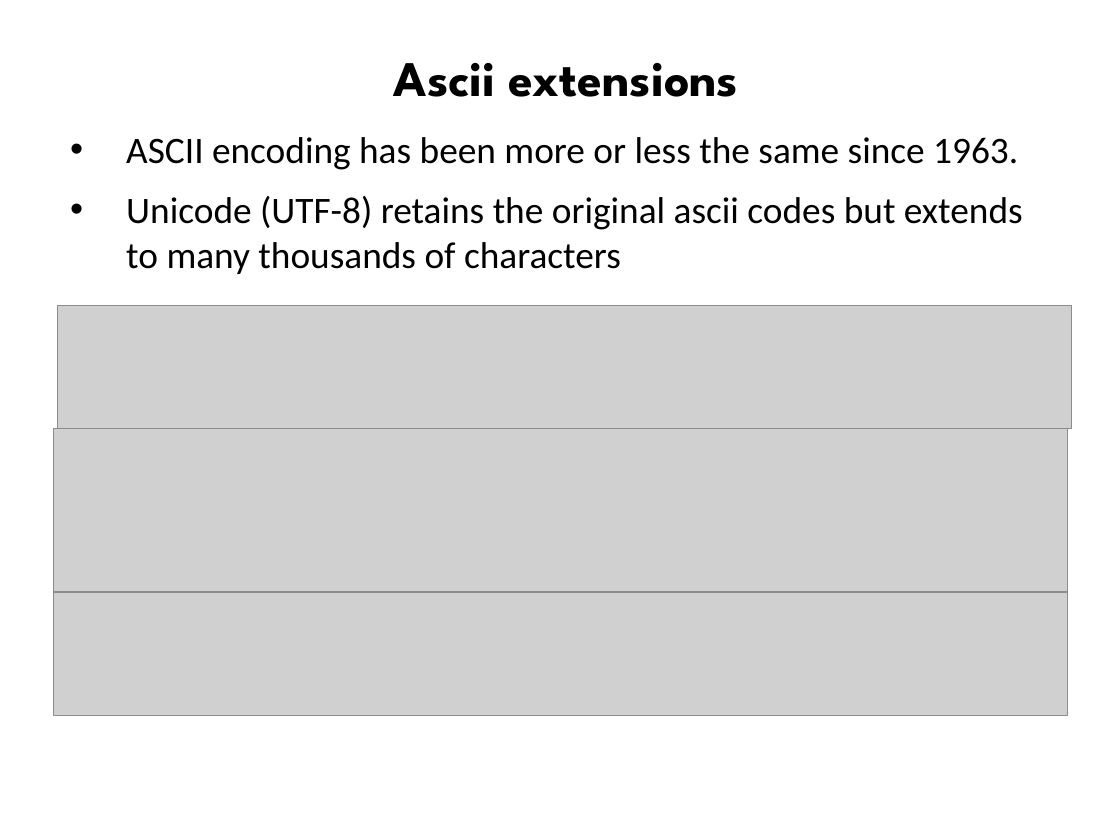
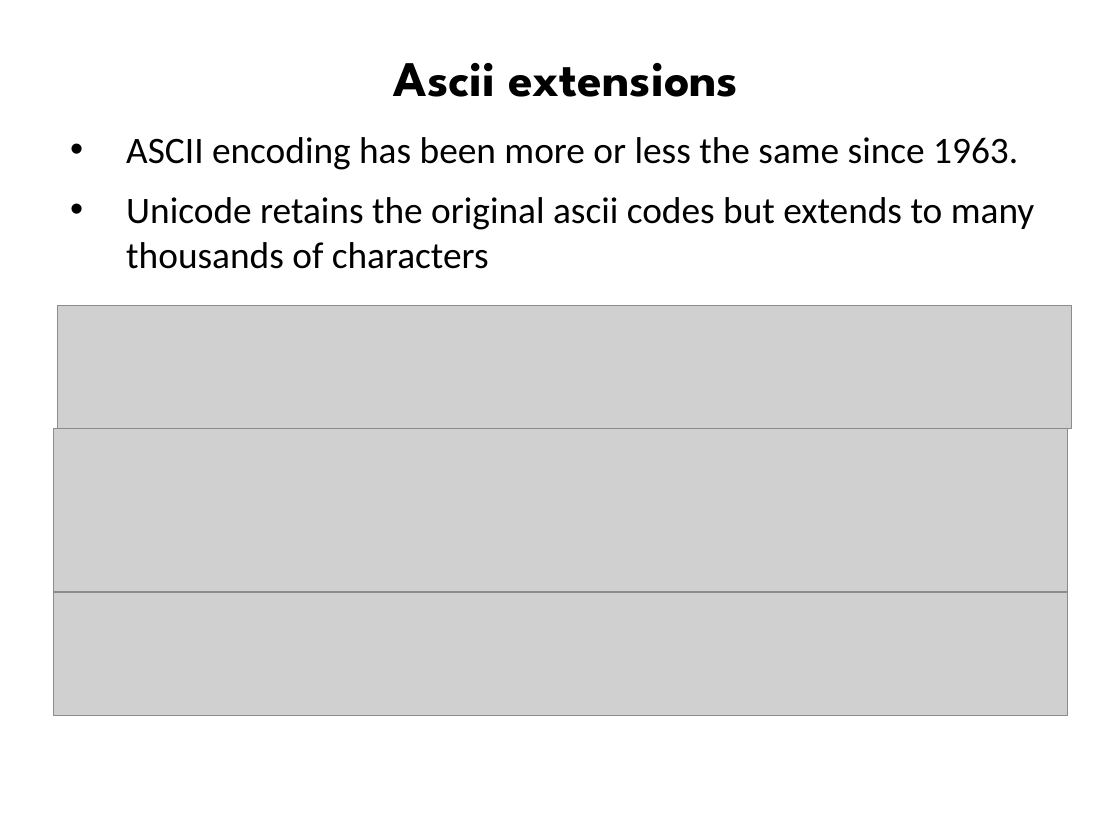
Before and after one commit to ncasuk/ncas-isc, a slide deck: slide 10 of working_practices/Why_good_data_management_is_essential_for_good_science.pptx. Drawn at 1120x840 pixels with LibreOffice and Linux fonts; fonts in the diff are those of the drawing; grey boxes stand for pictures; background and template pictures are left out. Boxes give left, top, right and bottom in pixels: in the first picture for what was removed or moved away, otherwise in the second. Text is boxed around its words. In the diff, an @@ line names an element or a change of style, - is before the commit and + after.

```diff
--- a/working_practices/Why_good_data_management_is_essential_for_good_science.pptx
+++ b/working_practices/Why_good_data_management_is_essential_for_good_science.pptx
@@ text at (x1=126, y1=197, x2=1035, y2=269): text changed @@
-• Unicode (UTF-8) retains the original ascii codes but extends to many thousands of characters
+• Unicode retains the original ascii codes but extends to many thousands of characters
```
Also in this commit, not shown: 1 other slide changed, 6 other files.
